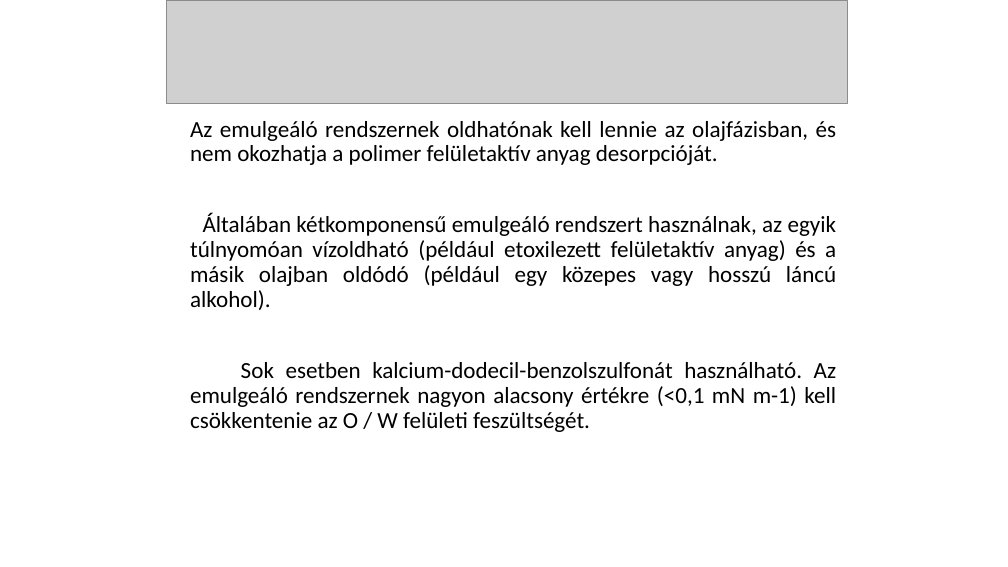
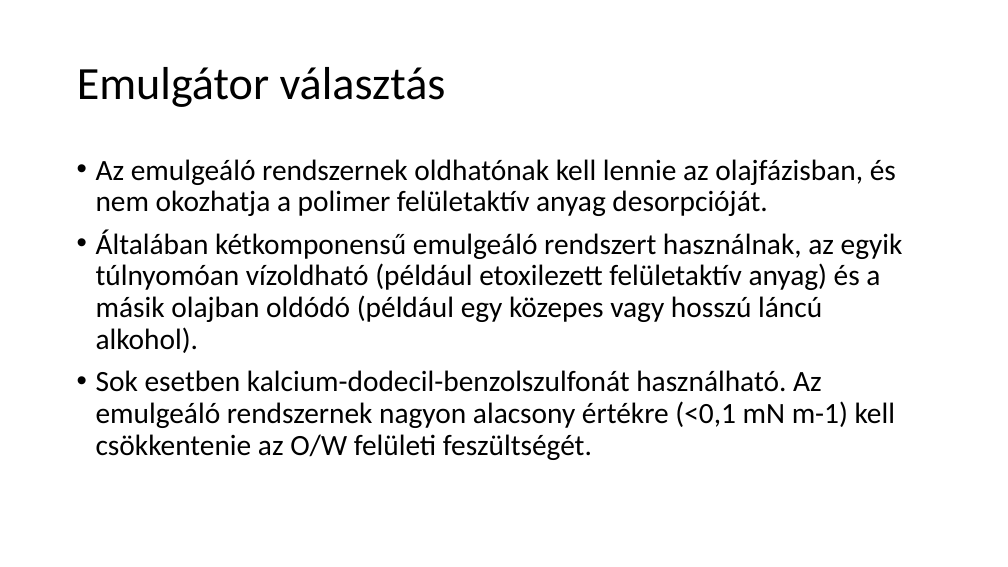
Before and after one commit to LilianaBohus/chemistry-presenations, a slide deck: slide 41 of oil-based-suspensions.ppt. Drawn at 1008x567 pixels with LibreOffice and Linux fonts; fonts in the diff are those of the drawing; grey boxes stand for pictures. Boxes give left, top, right and bottom in pixels: in the first picture for what was removed or moved away, otherwise in the second. Text is boxed around its words. In the diff, an @@ line names an element or a change of style, - is before the commit and + after.

```diff
--- a/oil-based-suspensions.ppt
+++ b/oil-based-suspensions.ppt
@@ picture removed at (167,0,847,104) @@
@@ title added at (77,67,446,107), 44 pt, text #000000 @@
+Emulgátor választás
@@ text "Az emulgeáló rendszernek oldhatónak kell ...": place and size @@
-text "Az emulgeáló rendszernek oldhatónak kell ..." at (190,121,837,432)
+text "Az emulgeáló rendszernek oldhatónak kell ..." at (96,159,903,460)
@@ text at (96,159,903,353): size 22 to 28 pt in "Az emulgeáló rendszernek oldhatónak kell lennie az ...", "Általában kétkomponensű emulgeáló rendszert használnak, az e ..."; alignment justified to left; bullet none to • @@
@@ text at (96,370,895,460): text changed; size 22 to 28 pt @@
-Sok esetben kalcium-dodecil-benzolszulfonát használható. Az emulgeáló rendszernek nagyon alacsony értékre (<0,1 mN m-1) kell csökkentenie az O / W felületi feszültségét.
+• Sok esetben kalcium-dodecil-benzolszulfonát használható. Az emulgeáló rendszernek nagyon alacsony értékre (<0,1 mN m-1) kell csökkentenie az O/W felületi feszültségét.
```
Also in this commit, not shown: 8 other slides changed, 1 slide added, 1 slide removed.
